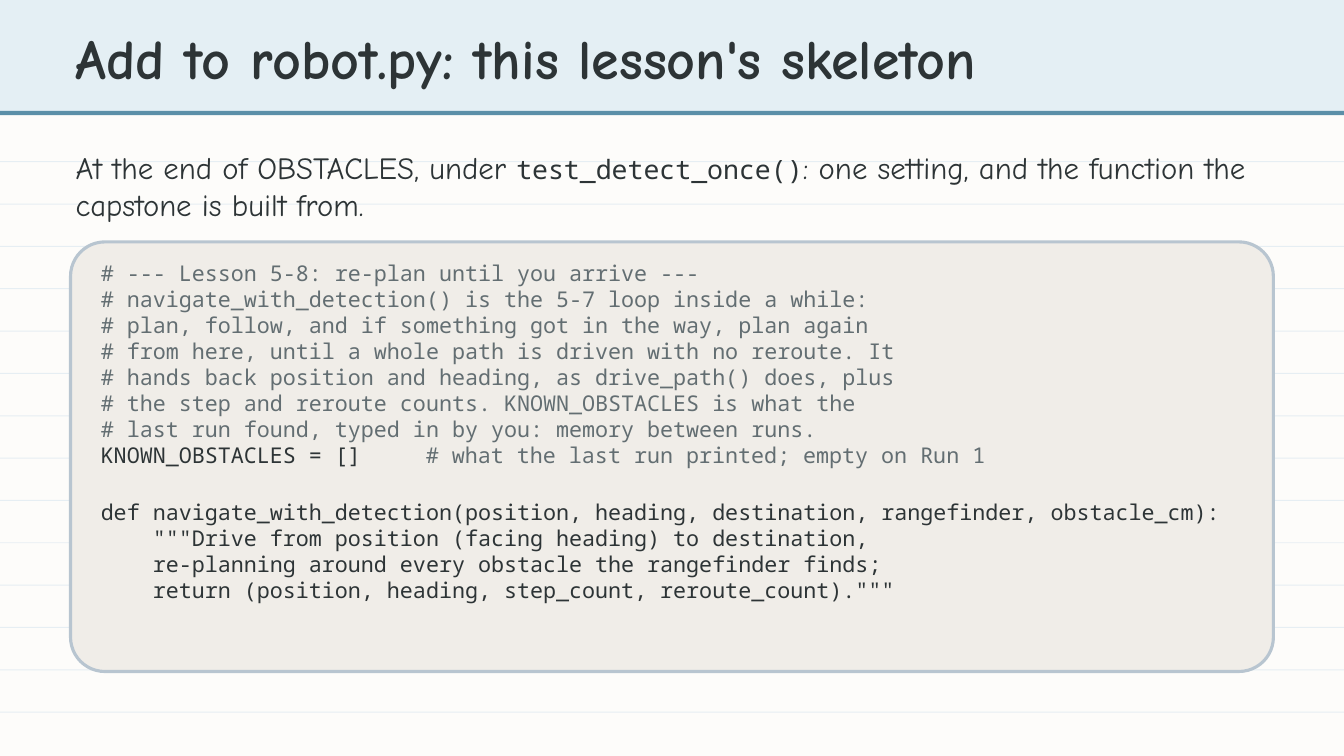
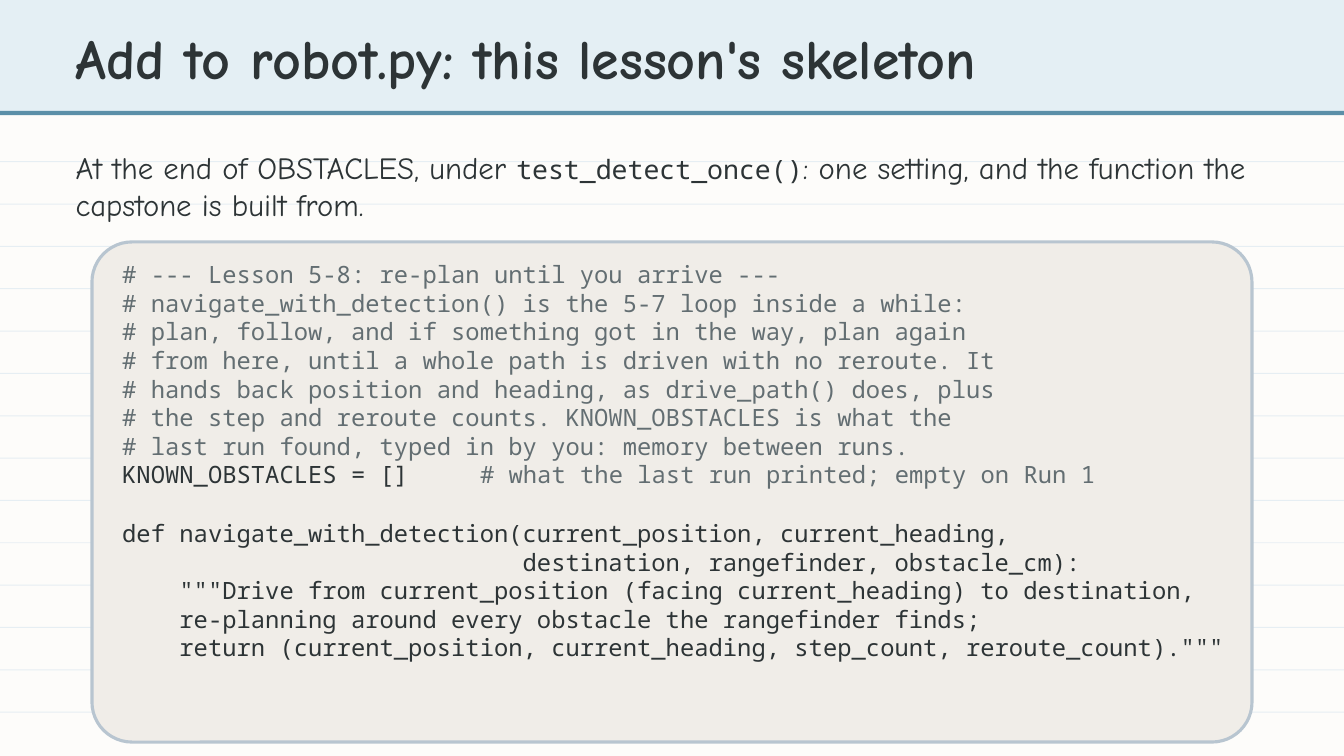
Before and after one commit to bradamiller/LearningPython, a slide deck: slide 3 of static/slides/module-05-pathfinding/module-5-lesson-08-building-experience.pptx. Drawn at 1344x756 pixels with LibreOffice and Linux fonts; fonts in the diff are those of the drawing. Boxes give left, top, right and bottom in pixels: in the first picture for what was removed or moved away, otherwise in the second. Text is boxed around its words. In the diff, an @@ line names an element or a change of style, - is before the commit and + after.

```diff
--- a/static/slides/module-05-pathfinding/module-5-lesson-08-building-experience.pptx
+++ b/static/slides/module-05-pathfinding/module-5-lesson-08-building-experience.pptx
@@ rounded rectangle resized from (x1=71, y1=242, x2=1273, y2=671) to (x1=92, y1=242, x2=1252, y2=742) @@
@@ text "# --- Lesson 5-8: re-plan ..." moved from (x1=101, y1=264, x2=1220, y2=604) to (x1=122, y1=265, x2=1223, y2=662) @@
@@ text at (x1=122, y1=265, x2=1095, y2=634): size 15.5 to 17 pt in "# --- Lesson 5-8: re-plan until you ...", "# navigate_with_detection() is the 5-7 loop inside ...", "# plan, follow, and if something got ...", "# from here, until a whole path ..." and 5 more places @@
@@ text at (x1=122, y1=524, x2=1195, y2=605): text changed; size 15.5 to 17 pt @@
-def navigate_with_detection(position, heading, destination, rangefinder, obstacle_cm):
-"""Drive from position (facing heading) to destination,
+def navigate_with_detection(current_position, current_heading,
+destination, rangefinder, obstacle_cm):
+"""Drive from current_position (facing current_heading) to destination,
@@ text at (x1=179, y1=638, x2=1223, y2=662): text changed; size 15.5 to 17 pt @@
-return (position, heading, step_count, reroute_count)."""
+return (current_position, current_heading, step_count, reroute_count)."""
```
Also in this commit, not shown: 6 other slides changed, 11 other files.
